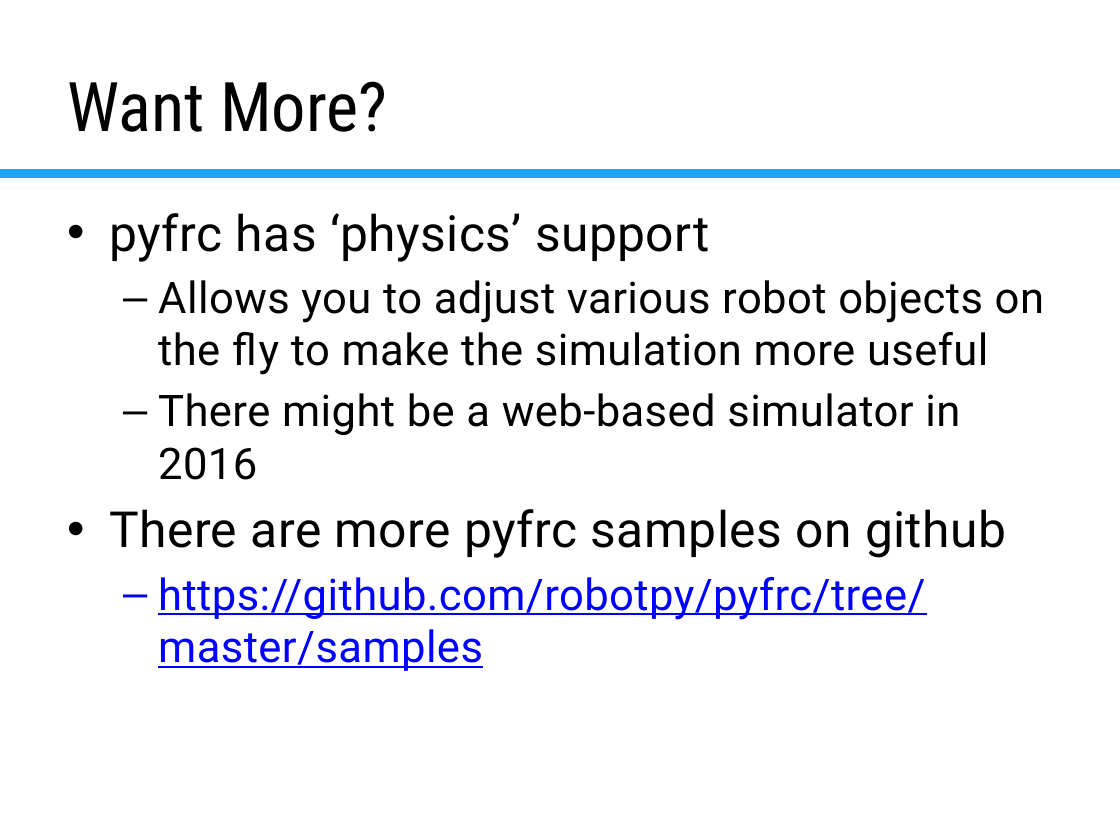
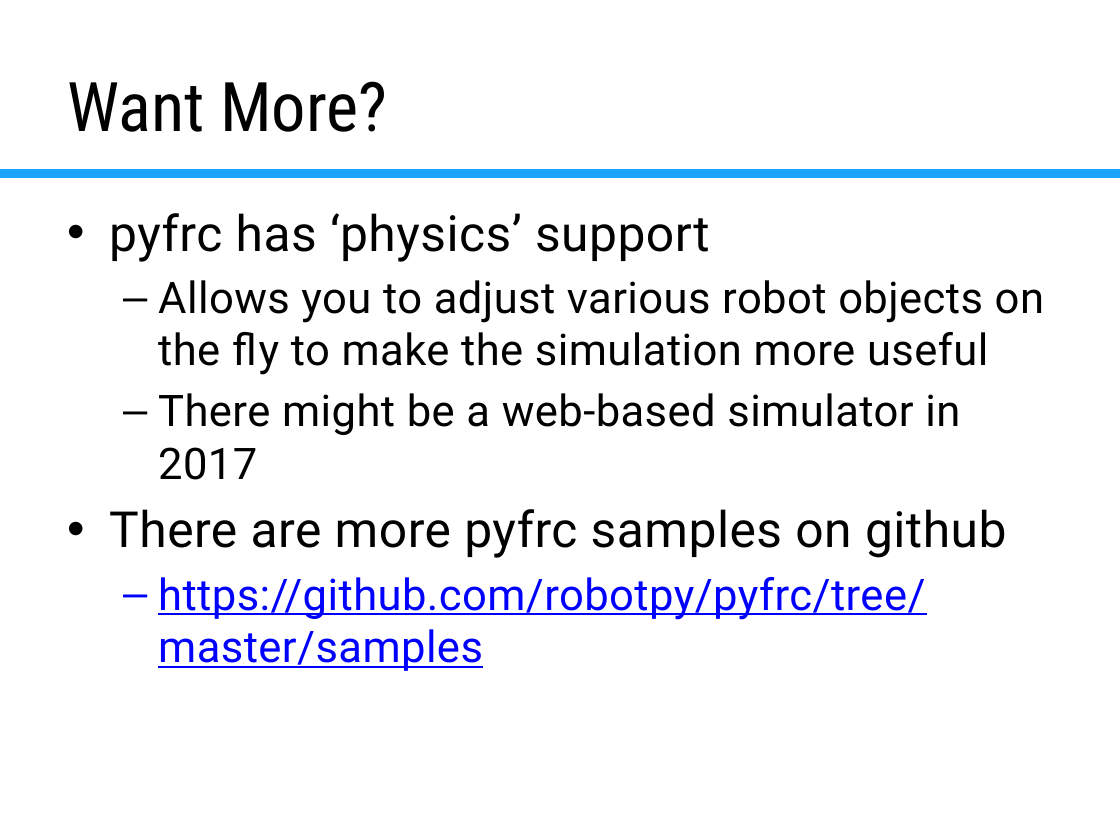
Before and after one commit to virtuald/frc-robotpy-workshop, a slide deck: slide 36 of pyfrc.pptx. Drawn at 1120x840 pixels with LibreOffice and Linux fonts; fonts in the diff are those of the drawing; background and template pictures are left out. Boxes give left, top, right and bottom in pixels: in the first picture for what was removed or moved away, otherwise in the second. Text is boxed around its words. In the diff, an @@ line names an element or a change of style, - is before the commit and + after.

```diff
--- a/pyfrc.pptx
+++ b/pyfrc.pptx
@@ text at [158,393,960,480]: text changed @@
-  – There might be a web-based simulator in 2016
+  – There might be a web-based simulator in 2017
```
Also in this commit, not shown: 12 other slides changed, 1 slide added, 2 other files.
